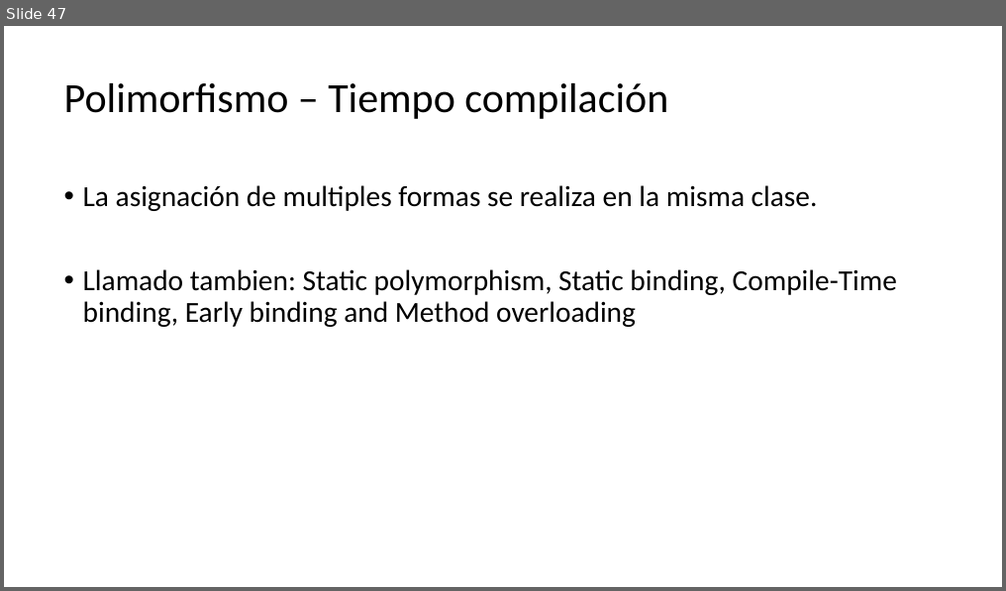
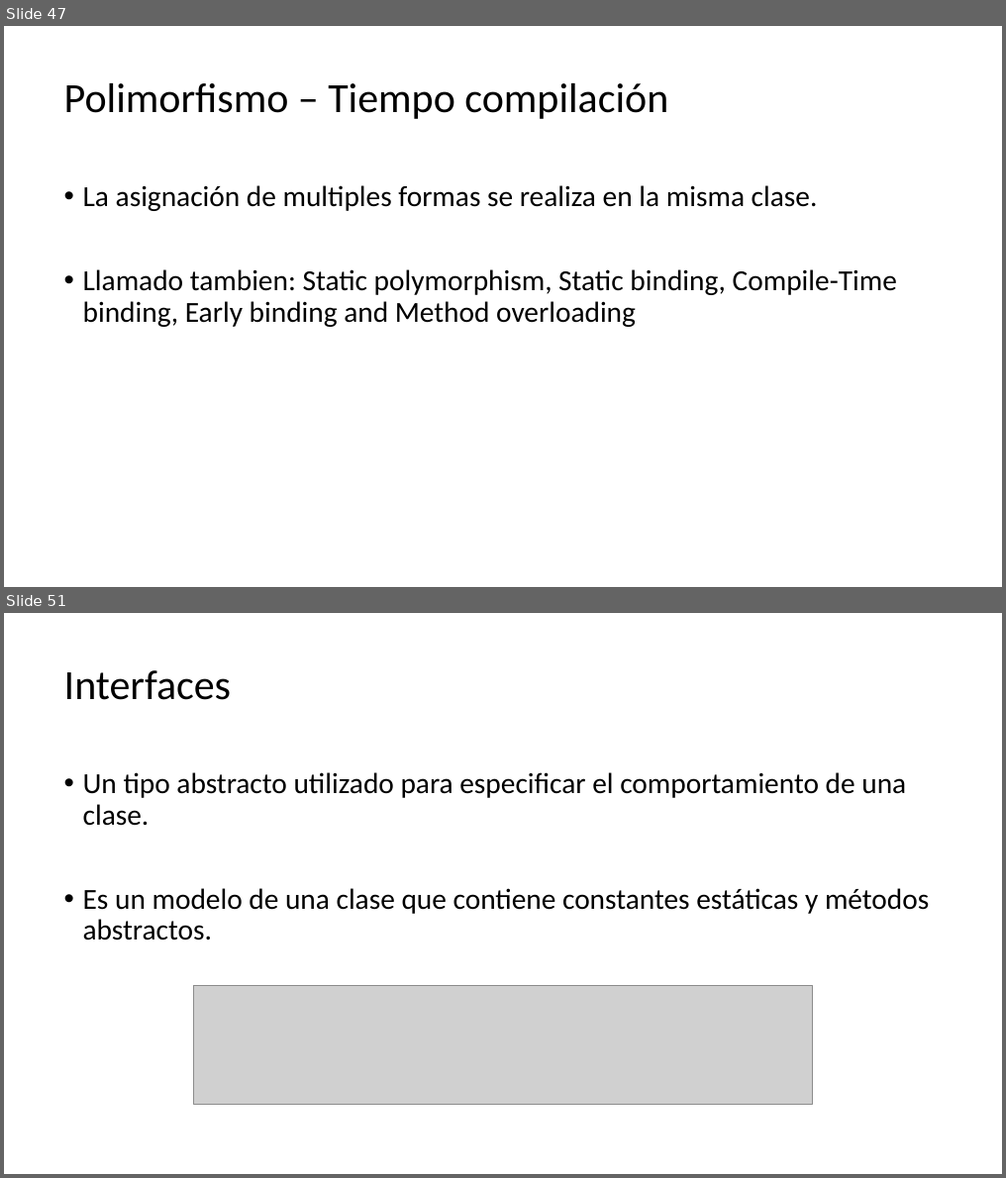
Before and after one commit to Charris1904/automation-qa-sessions, a slide deck: files/1. Java.pptx. Shown one above the other, each under a label of ours: slide 47 before the commit, slides 47 and 51 after it; the slides between them are not shown. The pictures are 1006x591 and 1006x1178 pixels, drawn with LibreOffice and Linux fonts; fonts in the diff are those of the drawing; grey boxes stand for pictures. Boxes give left, top, right and bottom in pixels: in the first picture for what was removed or moved away, otherwise in the second. Text is boxed around its words. In the diff, an @@ line names an element or a change of style, - is before the commit and + after.

```diff
--- a/files/1. Java.pptx
+++ b/files/1. Java.pptx
@@ slide 51 added at (x1=4, y1=613, x2=1002, y2=1174), background #FFFFFF @@
@@ title added at (x1=64, y1=670, x2=231, y2=700), 40 pt, text #000000 @@
+Interfaces
@@ text added at (x1=83, y1=772, x2=929, y2=941), 28 pt, text #000000 @@
+• Un tipo abstracto utilizado para especificar el comportamiento de una clase.
+• Es un modelo de una clase que contiene constantes estáticas y métodos abstractos.
@@ picture added at (x1=193, y1=986, x2=813, y2=1105) @@
```
Also in this commit, not shown: 3 slides changed, 6 other slides added, 8 other files.
